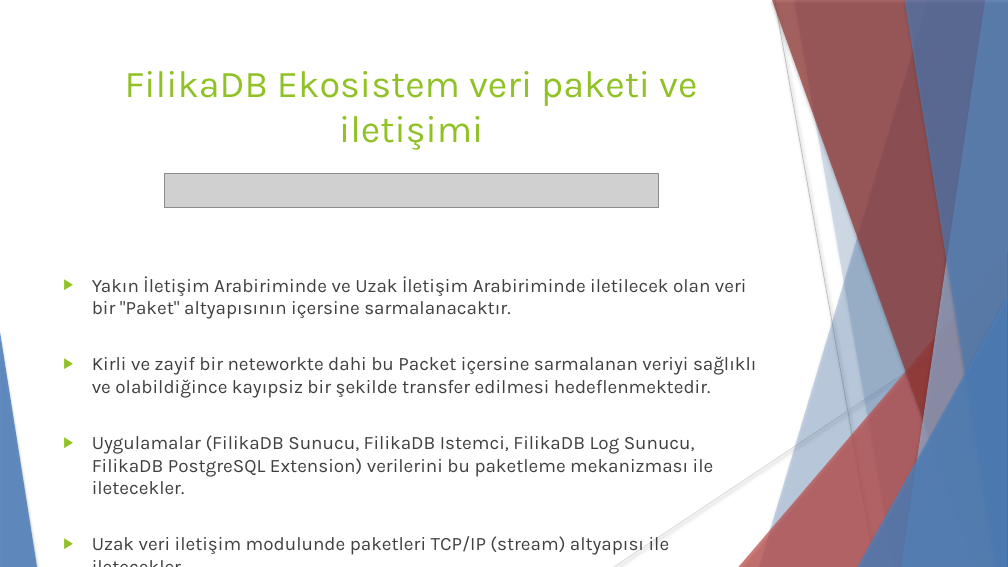
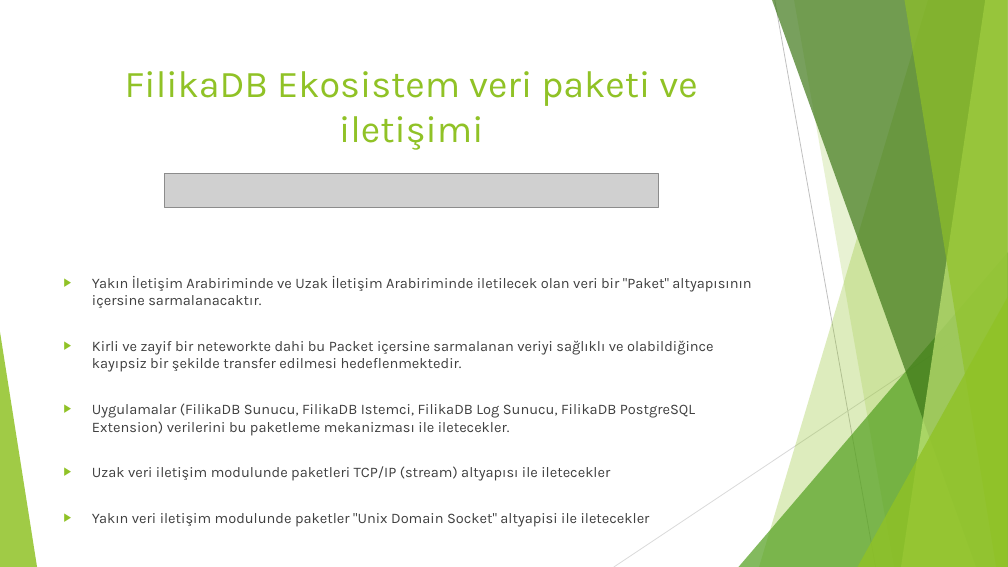
Before and after one commit to cangursu/FilikaDB, a slide deck: slide 5 of research/OrcInMem/doc/filikadb.pptx. Drawn at 1008x567 pixels with LibreOffice and Linux fonts; fonts in the diff are those of the drawing; grey boxes stand for pictures. Boxes give left, top, right and bottom in pixels: in the first picture for what was removed or moved away, otherwise in the second. Text is boxed around its words. In the diff, an @@ line names an element or a change of style, - is before the commit and + after.

```diff
--- a/research/OrcInMem/doc/filikadb.pptx
+++ b/research/OrcInMem/doc/filikadb.pptx
@@ freeform shape at (759, 0, 1008, 567): fill #4F81BD at 30% opacity to #90C226 at 30% opacity; shadow off @@
@@ freeform shape at (772, 0, 1008, 567): fill #953735 at 70% opacity to #3F7819 at 70% opacity; shadow off @@
@@ line (775, 0) - (876, 567): stroke #BFBFBF 0.74 pt to #BFBFBF 0.75 pt @@
@@ freeform shape at (794, 0, 1008, 567): fill #4F81BD at 20% opacity to #90C226 at 20% opacity; shadow off; outline redrawn @@
@@ freeform shape at (901, 0, 1008, 567): fill #95B3D7 at 70% opacity to #C0E474 at 70% opacity; shadow off @@
@@ freeform shape at (904, 0, 1008, 567): fill #4F81BD at 65% opacity to #90C226 at 65% opacity; shadow off @@
@@ triangle at (739, 252, 1008, 567): fill #C0504D at 72% opacity to #54A021 at 72% opacity; shadow off @@
@@ text "Yakın İletişim Arabiriminde ve Uzak ..." at (92, 276, 751, 527): size 18 to 13.9 pt; indent changed @@
@@ triangle at (858, 297, 1008, 567): fill #4F81BD at 80% opacity to #90C226 at 80% opacity; shadow off @@
@@ line (1008, 305) - (614, 567): stroke #D9D9D9 0.74 pt to #D9D9D9 0.75 pt @@
@@ triangle at (0, 332, 37, 567): fill #4F81BD at 85% opacity to #90C226 at 85% opacity; shadow off @@
```
Also in this commit, not shown: 5 other slides changed, 1 slide added, 1 slide removed.
